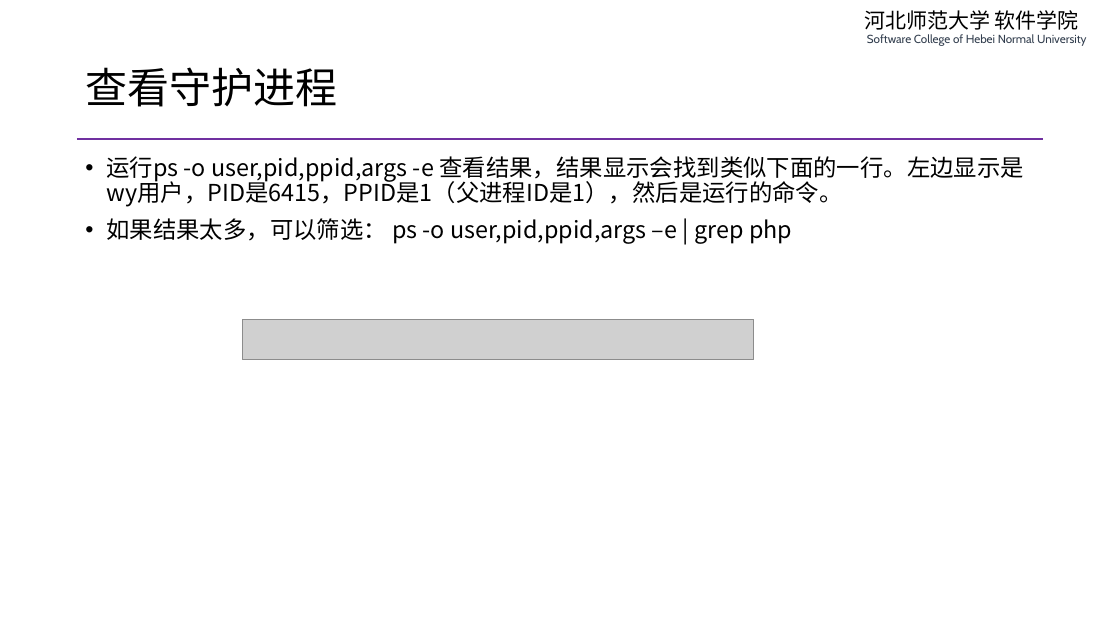
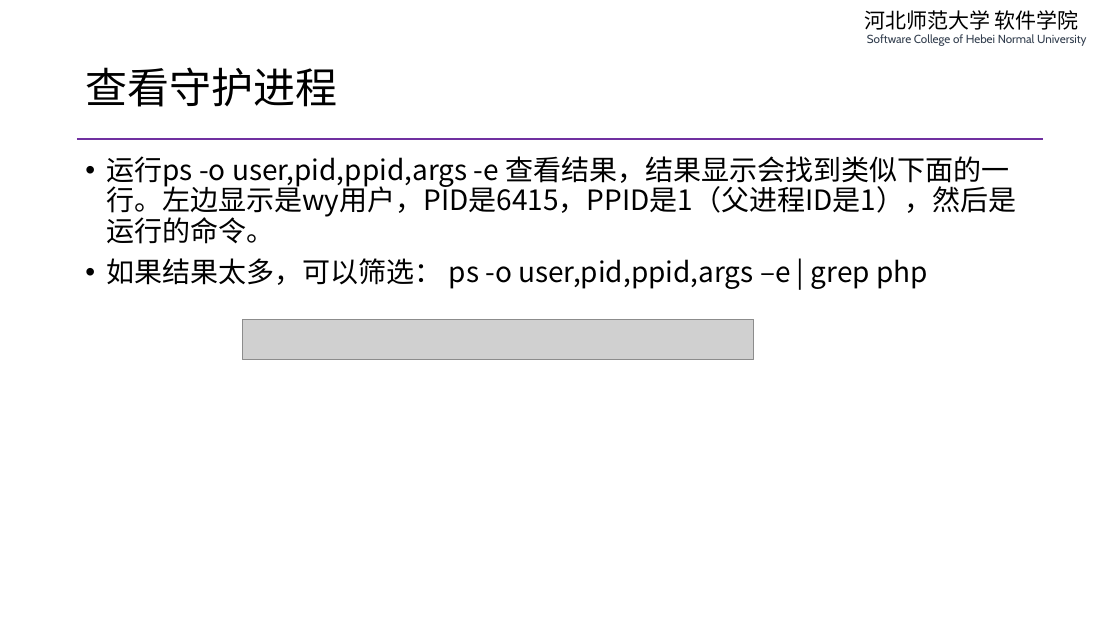
Before and after one commit to edu2act/course-php-serverside-development-on-linux, a slide deck: slide 19 of materials/slides/ch06-php-process-control.pptx. Drawn at 1120x630 pixels with LibreOffice and Linux fonts; fonts in the diff are those of the drawing; grey boxes stand for pictures. Boxes give left, top, right and bottom in pixels: in the first picture for what was removed or moved away, otherwise in the second. Text is boxed around its words. In the diff, an @@ line names an element or a change of style, - is before the commit and + after.

```diff
--- a/materials/slides/ch06-php-process-control.pptx
+++ b/materials/slides/ch06-php-process-control.pptx
@@ text "运行ps -o user,pid,ppid,args -e 查看结果，结果显示会找到类似下面的一行。左边显示是wy用户， ..." at bbox=[106, 156, 1016, 289]: size 20 to 24 pt @@
```
Also in this commit, not shown: 7 other slides changed, 3 other files.
